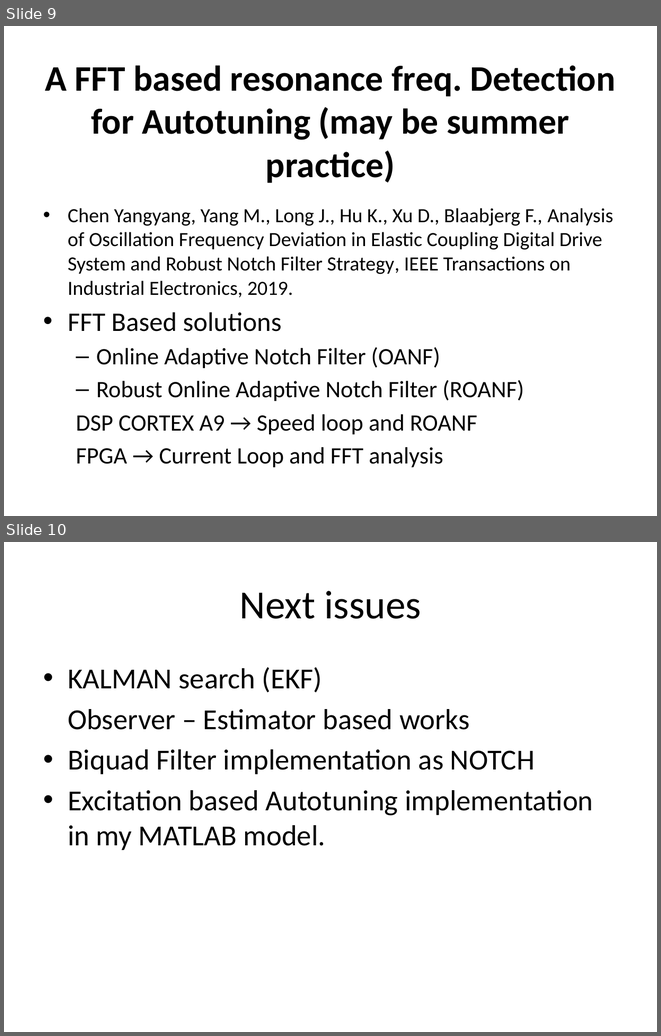
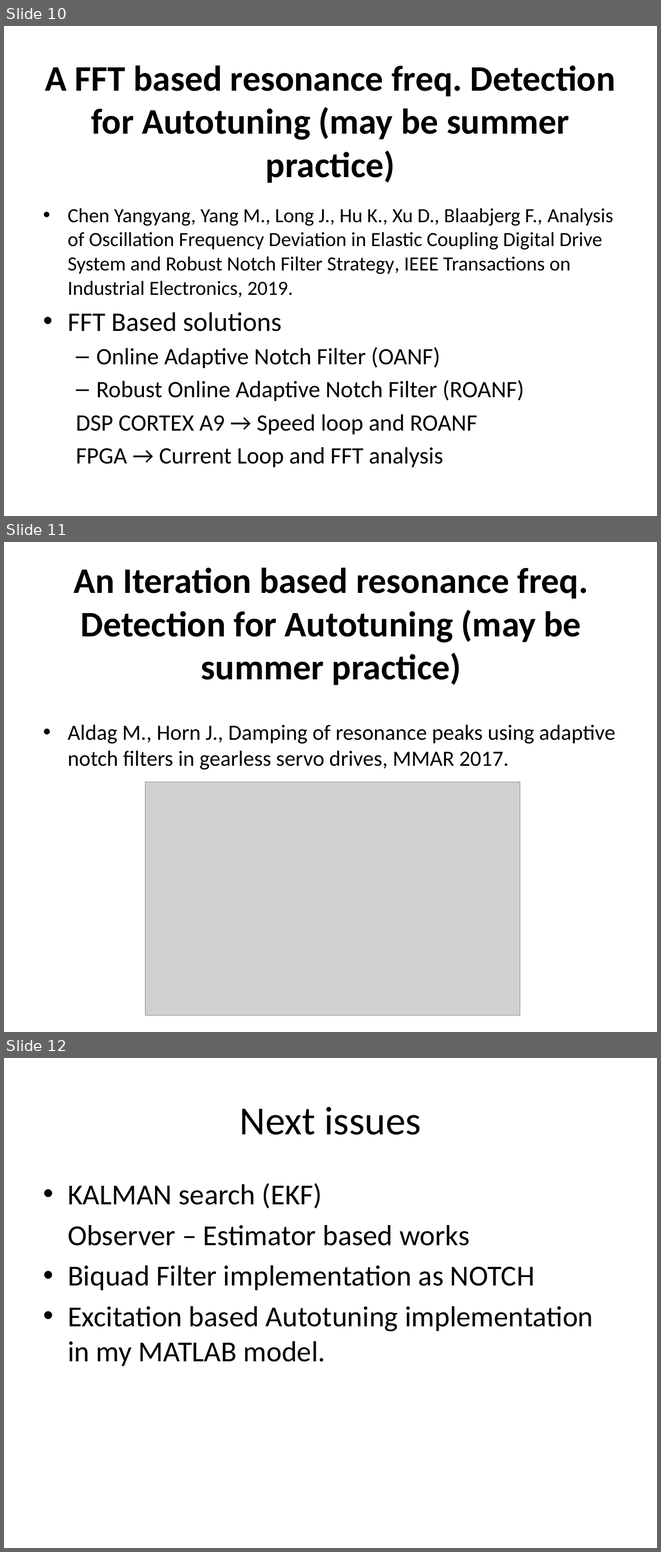
Before and after one commit to SerhatOzkucuk/PhD-Works, a slide deck: Parameter Estimation Works/Arçelik-Online meeting 20.03.2020.pptx. Shown one above the other, each under a label of ours: slides 9 and 10 before the commit, slides 10, 11 and 12 after it. The pictures are 661x1036 and 661x1552 pixels, drawn with LibreOffice and Linux fonts; fonts in the diff are those of the drawing; grey boxes stand for pictures. Boxes give left, top, right and bottom in pixels: in the first picture for what was removed or moved away, otherwise in the second. Text is boxed around its words. In the diff, an @@ line names an element or a change of style, - is before the commit and + after.

```diff
--- a/Parameter Estimation Works/Arçelik-Online meeting 20.03.2020.pptx
+++ b/Parameter Estimation Works/Arçelik-Online meeting 20.03.2020.pptx
@@ slide 11 added at <box>4,542,657,1032</box>, background #FFFFFF @@
@@ title added at <box>74,567,588,685</box>, 39.6 pt, text #000000, bold @@
+An Iteration based resonance freq. Detection for Autotuning (may be summer practice)
@@ text added at <box>68,724,616,769</box>, 24 pt, text #000000 @@
+• Aldag M., Horn J., Damping of resonance peaks using adaptive notch filters in gearless servo drives, MMAR 2017.
@@ picture added at <box>146,782,521,1015</box> @@
@@ what was slide 9 is now slide 10 @@
@@ what was slide 10 is now slide 12 @@
```
Also in this commit, not shown: 1 slide changed, 1 other slide added, 1 other file.
